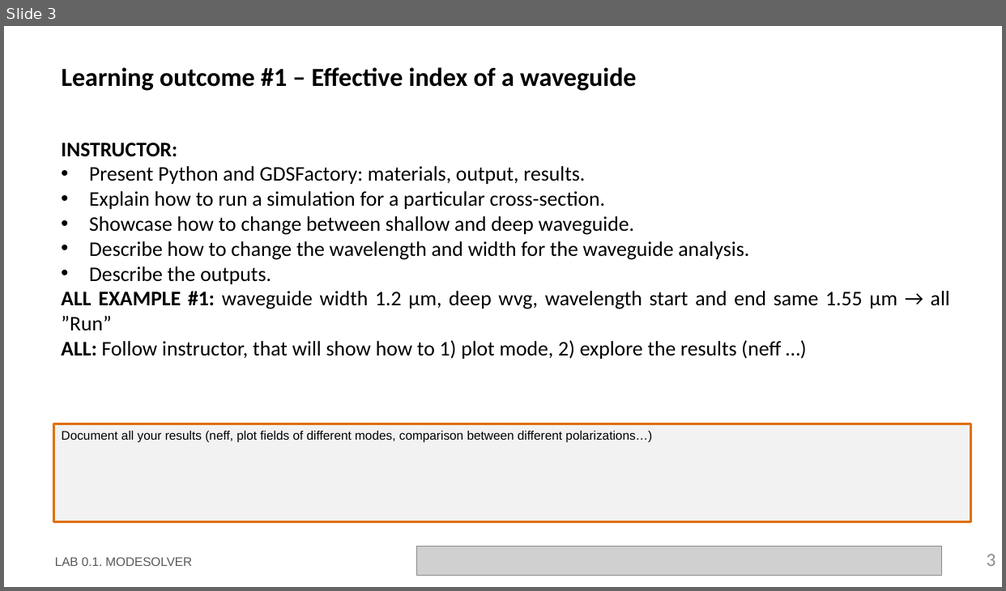
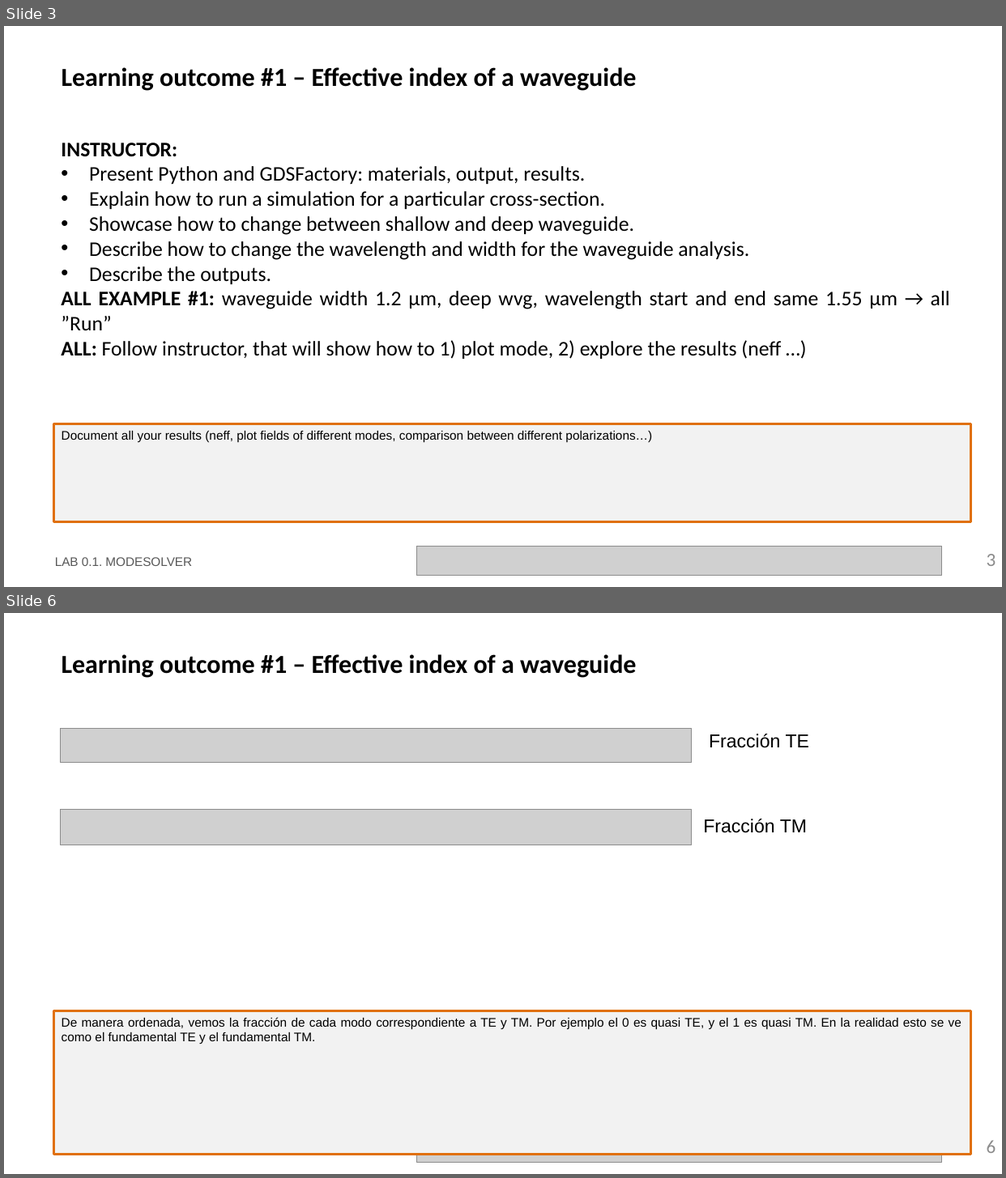
Before and after one commit to RobertoFernandezSevilla/pic-upv-lab0, a slide deck: LabBook_010.pptx. Shown one above the other, each under a label of ours: slide 3 before the commit, slides 3 and 6 after it; the slides between them are not shown. The pictures are 1006x591 and 1006x1178 pixels, drawn with LibreOffice and Linux fonts; fonts in the diff are those of the drawing; grey boxes stand for pictures; background and template pictures are left out. Boxes give left, top, right and bottom in pixels: in the first picture for what was removed or moved away, otherwise in the second. Text is boxed around its words. In the diff, an @@ line names an element or a change of style, - is before the commit and + after.

```diff
--- a/LabBook_010.pptx
+++ b/LabBook_010.pptx
@@ slide 6 added at box(4, 613, 1002, 1174), background #FFFFFF @@
@@ title added at box(62, 654, 636, 678), 25 pt, text #000000, bold @@
+Learning outcome #1 – Effective index of a waveguide
@@ picture added at box(60, 728, 692, 763) @@
@@ text added at box(709, 734, 809, 748), 18 pt, text #000000 @@
+Fracción TE
@@ picture added at box(60, 810, 692, 845) @@
@@ text added at box(703, 819, 807, 833), 18 pt, text #000000 @@
+Fracción TM
@@ rectangle added at box(54, 1012, 971, 1155), fill #F2F2F2, outline #E0700D 2.25 pt, 12 pt, text #000000 @@
+De manera ordenada, vemos la fracción de cada modo correspondiente a TE y TM. Por ejemplo el 0 es quasi TE, y el 1 es quasi TM. En la realidad esto se ve como el fundamental TE y el fundamental TM.
@@ picture added at box(417, 1133, 942, 1163) @@
@@ page number added at box(987, 1140, 996, 1153), 18 pt, text #8C8C8C @@
+6
@@ text added at box(55, 1153, 192, 1156), 12 pt, text #585858 @@
+LAB 0.1. MODESOLVER
```
Also in this commit, not shown: 5 other slides added, 3 other files.
